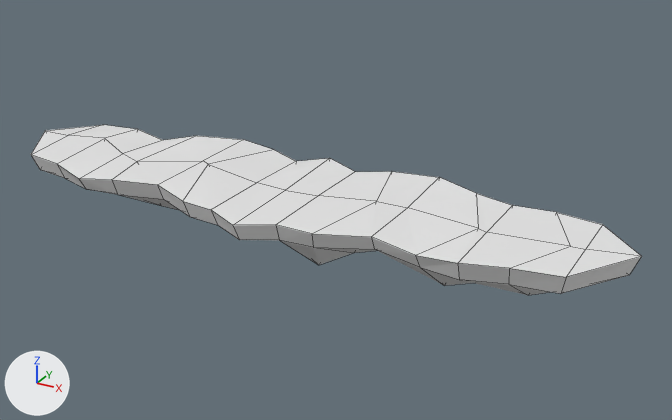
The Blender file GameJam/Assets/Graphics/Models/Objects/KRA_00.blend as it was, and as the next commit left it.
Camera for both pictures: a 50 mm camera at (6.17, -9.95, 4.91) aimed at (0.53, 0.3, -0.22). Arrows for +X, +Y and +Z are at lower left; the lights stay in place. Mesh edges are drawn as thin lines.

Objects in the first picture: 'Kra01C', 'Kra01L01', 'Kra01L02', 'Kra01L03', 'Kra01R01', 'Kra01R02', 'Kra01R03'.
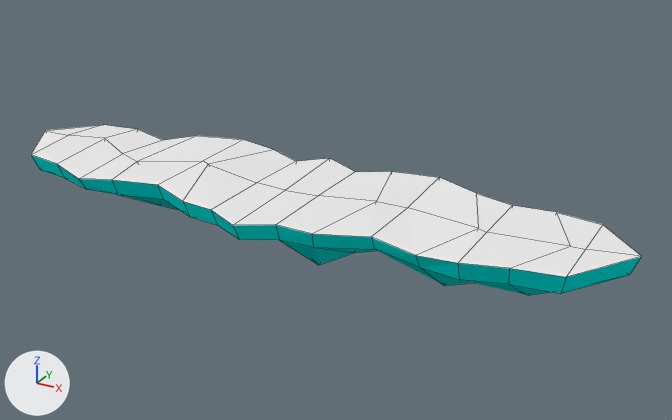
Diff of the bpy script that builds the scene:
```diff
--- a/GameJam/Assets/Graphics/Models/Objects/KRA_00.blend.py
+++ b/GameJam/Assets/Graphics/Models/Objects/KRA_00.blend.py
@@ mat_kra02 @@
+mat_kra02 = diffuse_material('Kra02')
+mat_kra02.base_color = (0.0, 0.8, 0.756)  # cyan #00e7e1
@@ mat_kra01 @@
+mat_kra01 = diffuse_material('Kra01')
+mat_kra01.base_color = (0.841, 0.841, 0.841)  # white #ececec
@@ me_circle_007 @@
 # used by ob_kra01l03; parent = ob_kra01; location = (0.0, 0.0, 0.0); rotation_euler = (-1.571, 0.0, 0.0), in degrees (-90, 0, 0)
-me_circle_007.from_pydata(...)  # 14 vertices, 12 faces; spans x -4.63..-3.37, y -0.89..0.89, z -0.51..0.19
+me_circle_007.from_pydata(...)  # 14 vertices, 14 faces; spans x -4.63..-3.37, y -0.89..0.89, z -0.51..0.19
+# me_circle_007 part 1: 4 faces spanning x -4.63..-3.39, y -0.89..0.89, z 0.13..0.19 switch from no material to mat_kra01 (white #ececec)
+# me_circle_007 part 2: 8 faces spanning x -4.63..-3.37, y -0.89..0.89, z -0.51..0.13 switch from no material to mat_kra02 (cyan #00e7e1)
@@ me_circle_006 @@
 # used by ob_kra01r03; parent = ob_kra01; location = (0.0, 0.0, 0.0); rotation_euler = (-1.571, 0.0, 0.0), in degrees (-90, 0, 0)
-me_circle_006.from_pydata(...)  # 14 vertices, 12 faces; spans x 3.37..4.63, y -0.89..0.89, z -0.64..0.13
+me_circle_006.from_pydata(...)  # 14 vertices, 14 faces; spans x 3.37..4.63, y -0.89..0.89, z -0.64..0.13
+# me_circle_006 part 3: 4 faces spanning x 3.39..4.63, y -0.89..0.89, z 0.13 switch from no material to mat_kra01 (white #ececec)
+# me_circle_006 part 4: 8 faces spanning x 3.37..4.63, y -0.89..0.89, z -0.64..0.13 switch from no material to mat_kra02 (cyan #00e7e1)
@@ me_circle_005 @@
 # used by ob_kra01l02; parent = ob_kra01; location = (0.0, 0.0, 0.0); rotation_euler = (-1.571, 0.0, 0.0), in degrees (-90, 0, 0)
-me_circle_005.from_pydata(...)  # 18 vertices, 14 faces; spans x -3.56..-2.25, y -1.05..0.98, z -0.63..0.18
+me_circle_005.from_pydata(...)  # 18 vertices, 16 faces; spans x -3.56..-2.25, y -1.05..0.98, z -0.63..0.18
+# me_circle_005 part 5: 4 faces spanning x -3.56..-2.29, y -1.05..0.98, z 0.06..0.18 switch from no material to mat_kra01 (white #ececec)
+# me_circle_005 part 6: 10 faces spanning x -3.56..-2.25, y -1.05..0.98, z -0.63..0.18 switch from no material to mat_kra02 (cyan #00e7e1)
@@ me_circle_004 @@
 # used by ob_kra01r02; parent = ob_kra01; location = (0.0, 0.0, 0.0); rotation_euler = (-1.571, 0.0, 0.0), in degrees (-90, 0, 0)
-me_circle_004.from_pydata(...)  # 18 vertices, 14 faces; spans x 2.25..3.83, y -1.05..0.98, z -0.79..0.14
+me_circle_004.from_pydata(...)  # 18 vertices, 16 faces; spans x 2.25..3.83, y -1.05..0.98, z -0.79..0.14
+# me_circle_004 part 7: 4 faces spanning x 2.29..3.83, y -1.05..0.98, z 0.07..0.14 switch from no material to mat_kra01 (white #ececec)
+# me_circle_004 part 8: 10 faces spanning x 2.25..3.83, y -1.05..0.98, z -0.79..0.13 switch from no material to mat_kra02 (cyan #00e7e1)
@@ me_circle_003 @@
 # used by ob_kra01l01; parent = ob_kra01; location = (0.0, 0.0, 0.0); rotation_euler = (-1.571, 0.0, 0.0), in degrees (-90, 0, 0)
-me_circle_003.from_pydata(...)  # 18 vertices, 14 faces; spans x -2.47..-0.95, y -1.12..1.28, z -0.76..0.18
+me_circle_003.from_pydata(...)  # 18 vertices, 16 faces; spans x -2.47..-0.95, y -1.12..1.28, z -0.76..0.18
+# me_circle_003 part 9: 4 faces spanning x -2.47..-0.97, y -1.12..1.28, z 0.12..0.18 switch from no material to mat_kra01 (white #ececec)
+# me_circle_003 part 10: 10 faces spanning x -2.47..-0.95, y -1.12..1.28, z -0.76..0.18 switch from no material to mat_kra02 (cyan #00e7e1)
@@ me_circle_002 @@
 # used by ob_kra01r01; parent = ob_kra01; location = (0.0, 0.0, 0.0); rotation_euler = (-1.571, 0.0, 0.0), in degrees (-90, 0, 0)
-me_circle_002.from_pydata(...)  # 18 vertices, 14 faces; spans x 0.93..2.72, y -1.12..1.28, z -0.79..0.15
+me_circle_002.from_pydata(...)  # 18 vertices, 16 faces; spans x 0.93..2.72, y -1.12..1.28, z -0.79..0.15
+# me_circle_002 part 11: 4 faces spanning x 0.97..2.72, y -1.12..1.28, z 0.07..0.15 switch from no material to mat_kra01 (white #ececec)
+# me_circle_002 part 12: 10 faces spanning x 0.93..2.72, y -1.12..1.28, z -0.79..0.15 switch from no material to mat_kra02 (cyan #00e7e1)
@@ me_circle_000 @@
 me_circle_000.from_pydata(...)  # 30 vertices, 28 faces; spans x -1.4..1.24, y -1.38..1.12, z -0.89..0.19
 # used by ob_kra01c; parent = ob_kra01; location = (0.0, 0.0, 0.0); rotation_euler = (-1.571, 0.0, 0.0), in degrees (-90, 0, 0)
+# me_circle_000 part 13: all 8 faces centred in x -0.84..0.8, y -0.7..0.51, z 0.12..0.14 switch from no material to mat_kra01 (white #ececec)
+# me_circle_000 part 14: all 20 faces centred in x -1.09..1.04, y -1.22..0.99, z -0.45..0.01 switch from no material to mat_kra02 (cyan #00e7e1)
```

Boxes (x1, y1, x2, y2) around the edits, measured in the pictures (672 x 420 px):
part 1 of me_circle_007, recoloured
    both: (31, 125, 113, 164)
part 2 of me_circle_007, recoloured (white to cyan)
    both: (31, 155, 65, 178)
part 3 of me_circle_006, recoloured
    both: (511, 254, 642, 277)
part 4 of me_circle_006, recoloured (white to cyan)
    both: (509, 257, 641, 295)
part 5 of me_circle_005, recoloured
    both: (58, 137, 186, 180)
part 6 of me_circle_005, recoloured (white to cyan)
    both: (57, 164, 117, 194)
part 7 of me_circle_004, recoloured
    both: (416, 252, 518, 268)
part 8 of me_circle_004, recoloured (white to cyan)
    both: (415, 255, 527, 295)
part 9 of me_circle_003, recoloured
    both: (112, 141, 186, 201)
part 10 of me_circle_003, recoloured (white to cyan)
    both: (112, 180, 190, 217)
part 11 of me_circle_002, recoloured
    both: (312, 229, 423, 255)
part 12 of me_circle_002, recoloured (white to cyan)
    both: (312, 234, 443, 285)
part 13 of me_circle_000, recoloured
    both: (183, 150, 392, 234)
part 14 of me_circle_000, recoloured (white to cyan)
    both: (183, 201, 352, 265)
